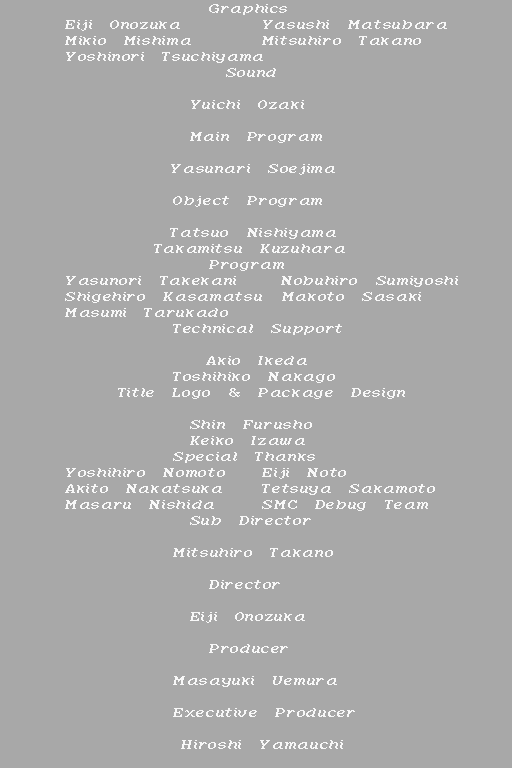
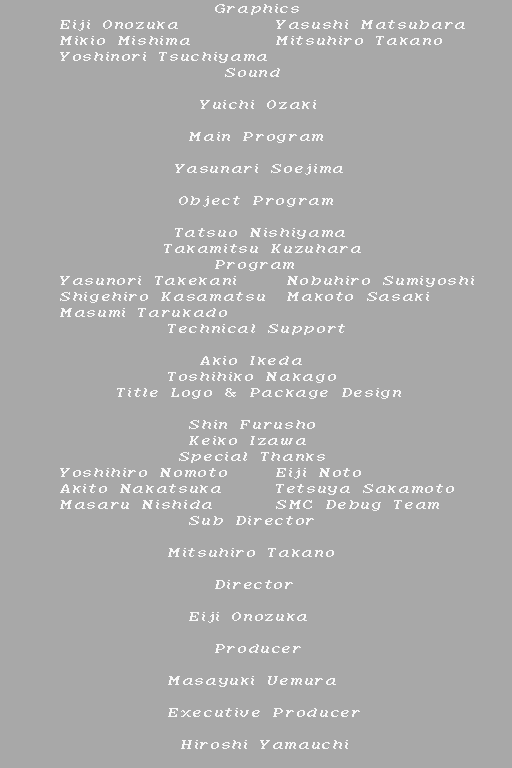
Layers edited between the first and the second 512 × 768 image:
renamed "Graphics Eiji Onozuka Yasushi Matsubara Mikio Mishima M" to "Graphics Eiji Onozuka Yasushi Matsubara Mikio Mishima", painted on it over (60, 4, 474, 749)
